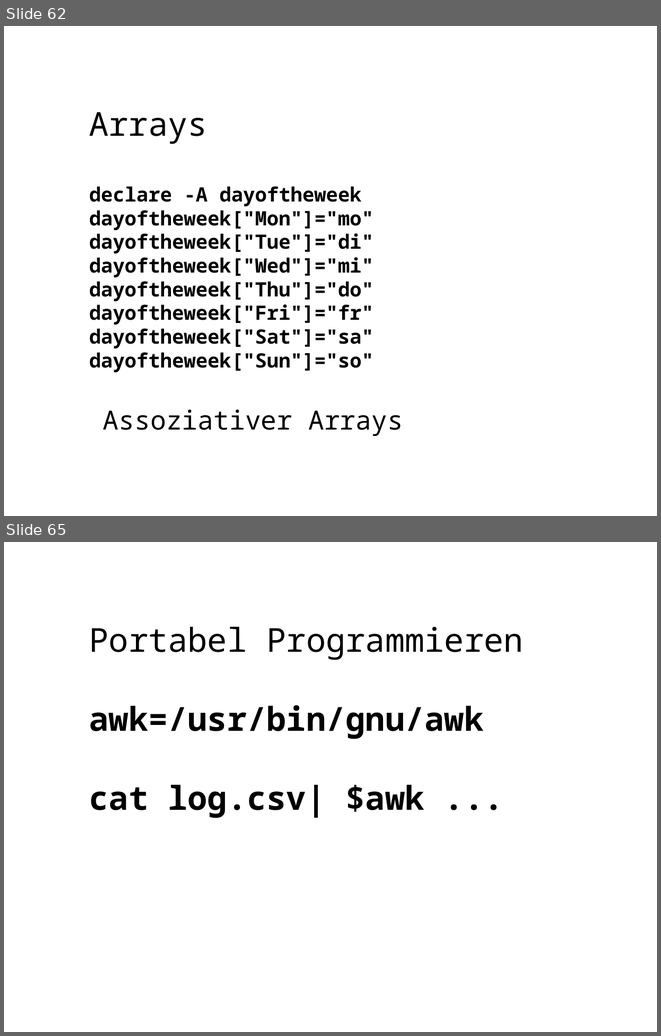
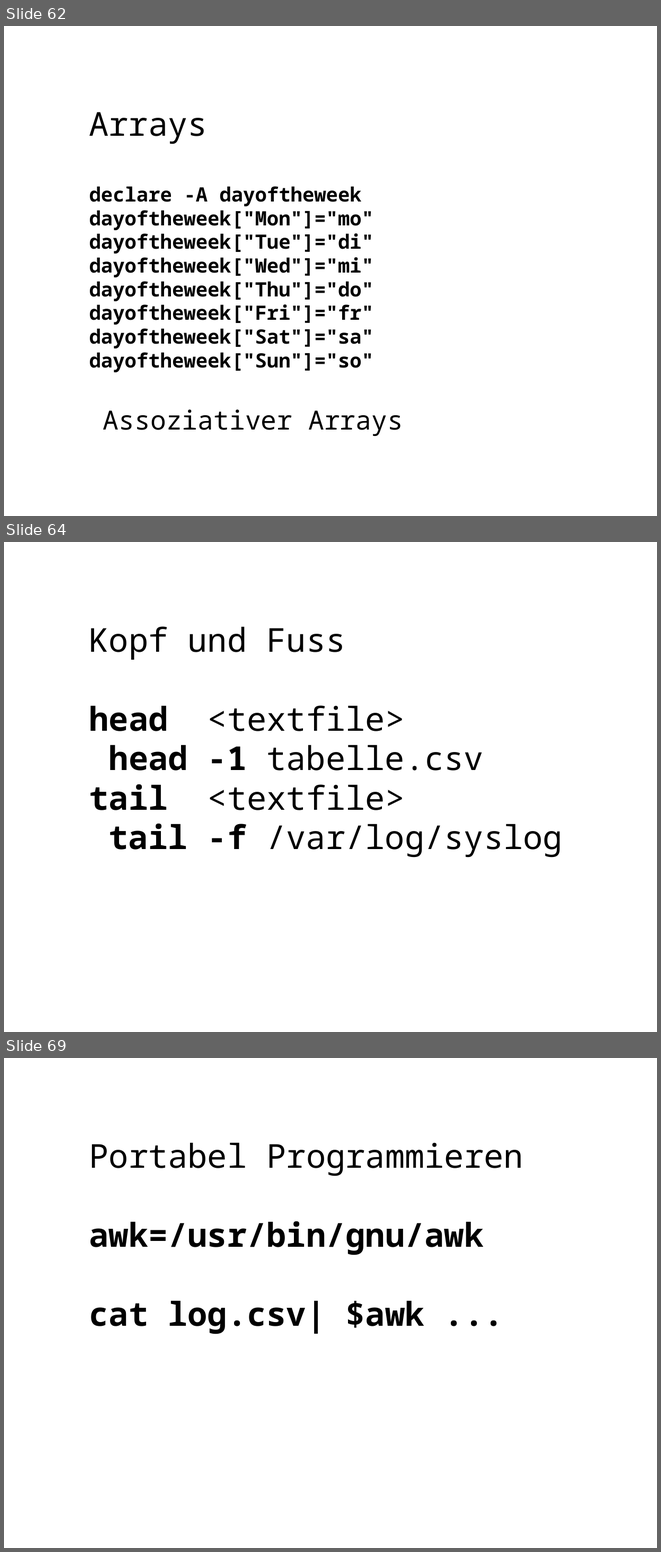
Before and after one commit to koospal/docker, a slide deck: bash/2019-bashing.odp. Shown one above the other, each under a label of ours: slides 62 and 65 before the commit, slides 62, 64 and 69 after it; the slides between them are not shown. The pictures are 661x1036 and 661x1552 pixels, drawn with LibreOffice and Linux fonts; fonts in the diff are those of the drawing; background and template pictures are left out. Boxes give left, top, right and bottom in pixels: in the first picture for what was removed or moved away, otherwise in the second. Text is boxed around its words. In the diff, an @@ line names an element or a change of style, - is before the commit and + after.

```diff
--- a/bash/2019-bashing.odp
+++ b/bash/2019-bashing.odp
@@ slide 64 added at box(4, 542, 657, 1032), background picture (left out) @@
@@ text added at box(89, 626, 563, 857), 40 pt, text #000000 @@
+Kopf und Fuss
+head <textfile>
+head -1 tabelle.csv
+tail <textfile>
+tail -f /var/log/syslog
@@ what was slide 65 is now slide 69 @@
```
Also in this commit, not shown: 7 slides changed, 5 other slides added.
